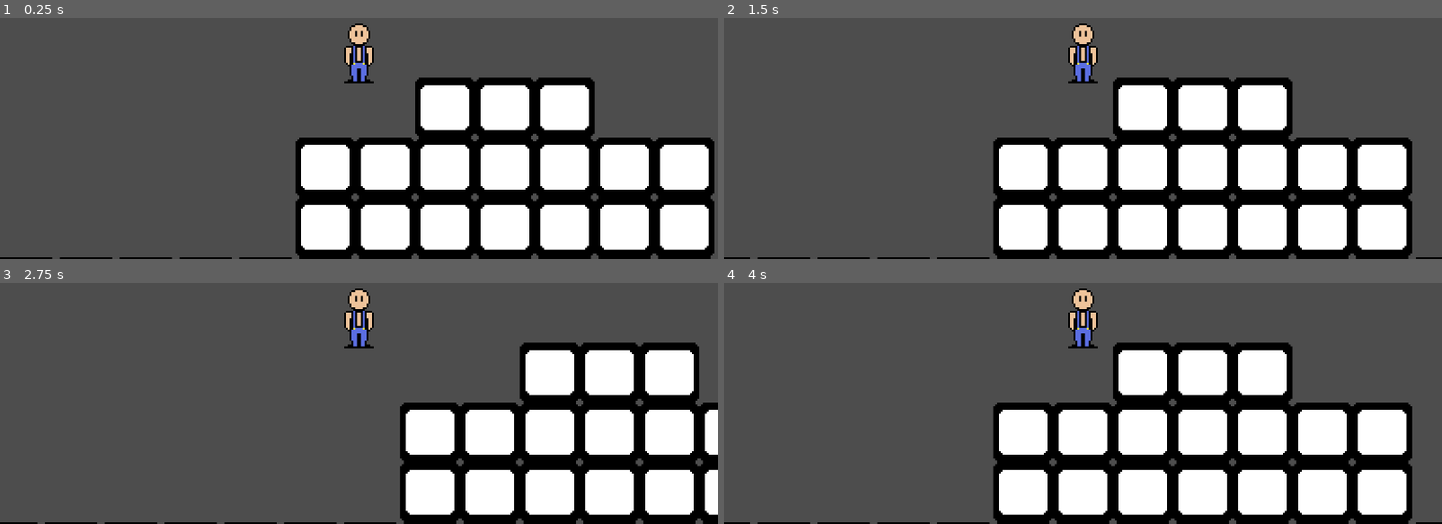
Above: before the commit, frames 1-4 (two rows, left to right).
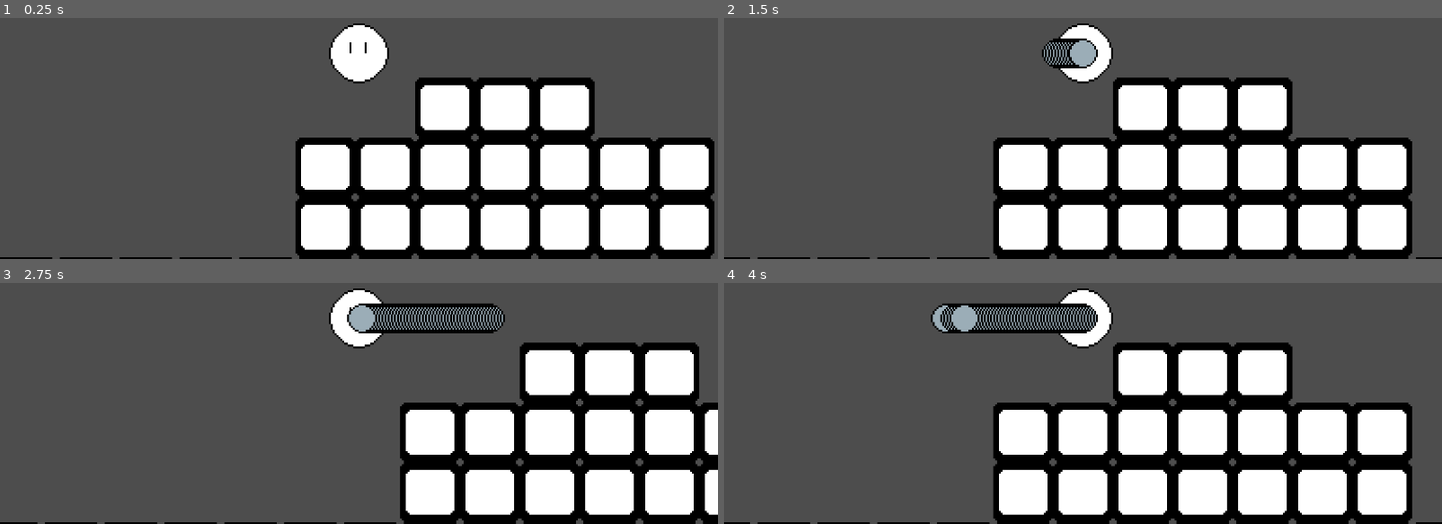
Above: after the commit, the same moments.

Repository: JoshuaKlot/BinghamtonGameJam3
Game: Godot game, scene res://scenes/main.tscn
Same seed, same stepped clock (60 frames per second), same inputs: the game is played once before the commit and once after it.
Inputs:
- Up to frame 1 (0.25 s): no input
- Up to frame 2 (1.5 s): tap Enter (ui_accept) at 0.5, 0.77, 0.8, 1.07, 1.25, 1.35 s; hold Space (shoot, bound only after the commit) 0.53-1.28 s; hold Right (ui_right) from 0.53 s (still down)
- Up to frame 3 (2.75 s): tap Enter (ui_accept) at 1.52, 1.82, 2, 2.3 s; tap Space (shoot, bound only after the commit) at 1.55 s; release Right (ui_right) at 2.03 s; hold Left (ui_left) from 2.03 s (still down); hold Space (shoot, bound only after the commit) from 2.03 s (still down)
- Up to frame 4 (4 s): release Left (ui_left) at 2.78 s; release Space (shoot, bound only after the commit) at 2.78 s; hold Right (ui_right) from 2.78 s (still down); tap Space (shoot, bound only after the commit) at 2.85 s; tap Enter (ui_accept) at 3.02, 3.32, 3.6, 3.77 s

The runs differ from the first frame. In frame 1, 1.5% of the frame differs, in the area x 45-55%, y 2-28%; in frame 2, 1.6%; in frame 3, 3.3%; in frame 4, 3.4%, in the area x 28-55%, y 2-28%.

Commit message:
Add files via upload

Diff:
--- /dev/null
+++ b/platformer/Scripts/bullet.gd
@@ -0,0 +1,18 @@
+extends CharacterBody2D
+
+var direction=1
+var direction2=0
+const bulletSpeed=300.0
+# Called when the node enters the scene tree for the first time.
+func _ready() -> void:
+	var direction := -Input.get_axis("ui_left", "ui_right")
+	var direction2 := -Input.get_axis("ui_up", "ui_down")
+
+
+# Called every frame. 'delta' is the elapsed time since the previous frame.
+func _process(delta: float) -> void:
+	pass
+
+func _physics_process(delta: float) -> void:
+	velocity.x=direction*bulletSpeed
+	velocity.y=direction2*bulletSpeed
--- /dev/null
+++ b/platformer/Scripts/player.gd
@@ -0,0 +1,36 @@
+extends CharacterBody2D
+
+
+const SPEED = 100.0
+const JUMP_VELOCITY = -400.0
+const bullet_speed=300.0
+
+func _physics_process(delta: float) -> void:
+	# Add the gravity.
+	#if not is_on_floor():
+		#velocity += get_gravity() * delta
+	var bullet = preload("res://scenes/bullet.tscn")
+	var main = get_node("bulletContainer")
+	## Handle jump.
+	#if Input.is_action_just_pressed("ui_accept") and is_on_floor():
+		#velocity.y = JUMP_VELOCITY
+	var lastdirection = Vector2.DOWN
+	if Input.is_action_pressed("shoot"):
+		var instance = bullet.instantiate()
+		main.add_child(instance)
+		instance.global_position = global_position
+		#instance.bullet.gb.direction=lastdirection
+	# Get the input direction and handle the movement/deceleration.
+	# As good practice, you should replace UI actions with custom gameplay actions.
+	var direction := Input.get_axis("ui_left", "ui_right")
+	var direction2 := Input.get_axis("ui_up", "ui_down")
+
+	if direction or direction2:
+		velocity.x = direction * SPEED
+		velocity.y=direction2*SPEED
+		lastdirection=Vector2(direction,direction2)
+	else:
+		velocity.x = move_toward(velocity.x, 0, SPEED)
+		velocity.y = move_toward(velocity.y, 0, SPEED)
+
+	move_and_slide()
--- a/platformer/project.godot
+++ b/platformer/project.godot
@@ -15,6 +15,18 @@
 config/features=PackedStringArray("4.3", "Forward Plus")
 config/icon="res://icon.svg"
 
+[autoload]
+
+Bullet="*res://Scripts/bullet.gd"
+
+[input]
+
+shoot={
+"deadzone": 0.5,
+"events": [Object(InputEventKey,"resource_local_to_scene":false,"resource_name":"","device":0,"window_id":0,"alt_pressed":false,"shift_pressed":false,"ctrl_pressed":false,"meta_pressed":false,"pressed":false,"keycode":0,"physical_keycode":32,"key_label":0,"unicode":0,"location":0,"echo":false,"script":null)
+]
+}
+
 [rendering]
 
 textures/canvas_textures/default_texture_filter=0
--- /dev/null
+++ b/platformer/scenes/bullet.tscn
@@ -0,0 +1,10 @@
+[gd_scene load_steps=3 format=3 uid="uid://cgycssnwiysjt"]
+
+[ext_resource type="Texture2D" uid="uid://f7758vrdlw2" path="res://sprites/bullet.png" id="1_j7ak8"]
+[ext_resource type="Script" path="res://Scripts/bullet.gd" id="2_wbu2n"]
+
+[node name="CharacterBody2D" type="CharacterBody2D"]
+script = ExtResource("2_wbu2n")
+
+[node name="Sprite2D" type="Sprite2D" parent="."]
+texture = ExtResource("1_j7ak8")
--- a/platformer/scenes/player.tscn
+++ b/platformer/scenes/player.tscn
@@ -1,6 +1,6 @@
 [gd_scene load_steps=4 format=3 uid="uid://dyfxlgagnxf2k"]
 
-[ext_resource type="Script" path="res://player.gd" id="1_1m1jh"]
+[ext_resource type="Script" path="res://Scripts/player.gd" id="1_1m1jh"]
 [ext_resource type="Texture2D" uid="uid://c206ikh2wx6m7" path="res://sprites/player.png" id="1_1vhyk"]
 
 [sub_resource type="RectangleShape2D" id="RectangleShape2D_k83k1"]
@@ -14,3 +14,5 @@
 
 [node name="CollisionShape2D" type="CollisionShape2D" parent="."]
 shape = SubResource("RectangleShape2D_k83k1")
+
+[node name="bulletContainer" type="Node" parent="."]
Binary file added: platformer/sprites/bullet.png
Not shown, added: platformer/sprites/bullet.png.import
Binary file changed: platformer/sprites/player.png
